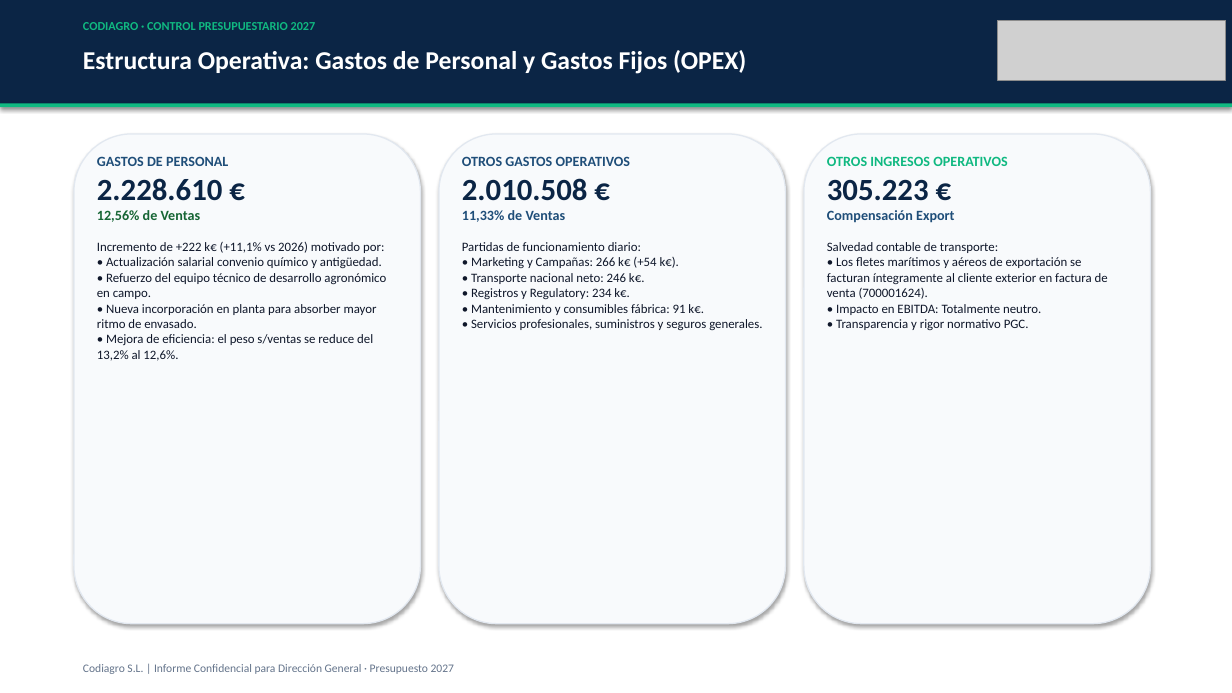
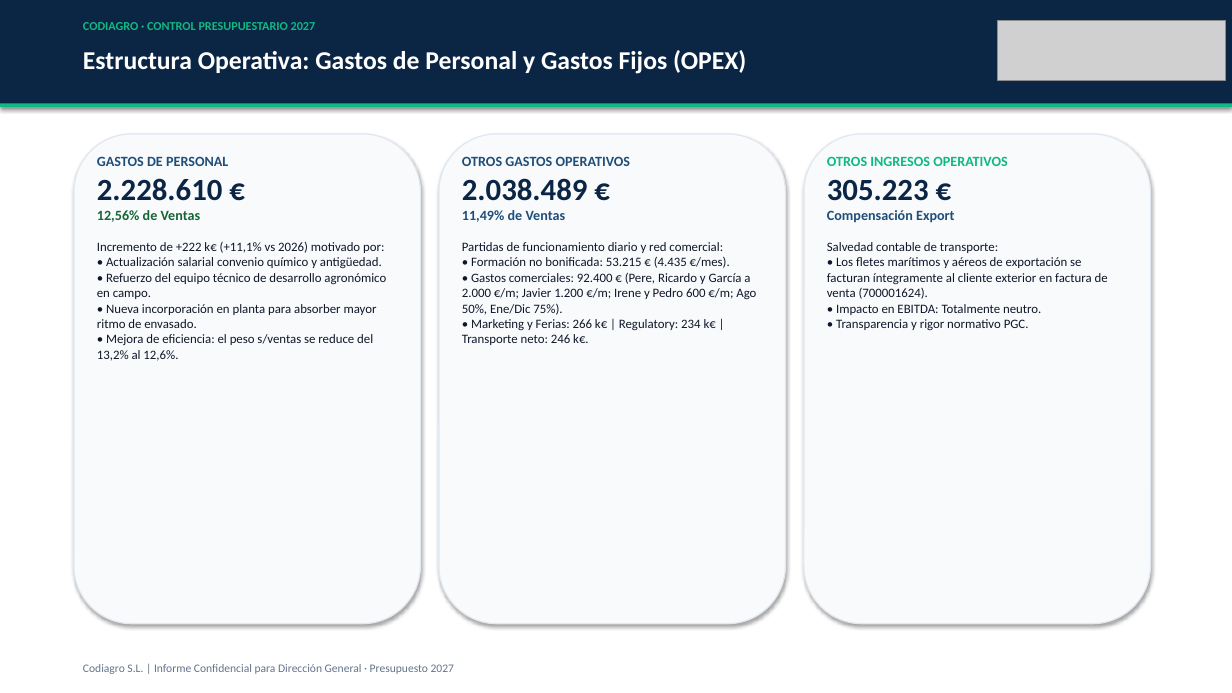
Before and after one commit to codiagrooscar/dashboard-presupuesto-2026, a slide deck: slide 6 of Presentacion_Presupuesto_2027_Codiagro.pptx. Drawn at 1232x693 pixels with LibreOffice and Linux fonts; fonts in the diff are those of the drawing; grey boxes stand for pictures. Boxes give left, top, right and bottom in pixels: in the first picture for what was removed or moved away, otherwise in the second. Text is boxed around its words. In the diff, an @@ line names an element or a change of style, - is before the commit and + after.

Commit message:
Actualizar cuentas de formacion (53.215e) y gastos de comerciales con estacionalidad mensual

```diff
--- a/Presentacion_Presupuesto_2027_Codiagro.pptx
+++ b/Presentacion_Presupuesto_2027_Codiagro.pptx
@@ text at (462,178,756,345): text changed @@
-2.010.508 €
-11,33% de Ventas
-Partidas de funcionamiento diario:
-• Marketing y Campañas: 266 k€ (+54 k€).
-• Transporte nacional neto: 246 k€.
-• Registros y Regulatory: 234 k€.
-• Mantenimiento y consumibles fábrica: 91 k€.
-• Servicios profesionales, suministros y seguros generales.
+2.038.489 €
+11,49% de Ventas
+Partidas de funcionamiento diario y red comercial:
+• Formación no bonificada: 53.215 € (4.435 €/mes).
+• Gastos comerciales: 92.400 € (Pere, Ricardo y García a 2.000 €/m; Javier 1.200 €/m; Irene y Pedro 600 €/m; Ago 50%, Ene/Dic 75%).
+• Marketing y Ferias: 266 k€ | Regulatory: 234 k€ | Transporte neto: 246 k€.
```
Also in this commit, not shown: 2 other slides changed, 11 other files.
